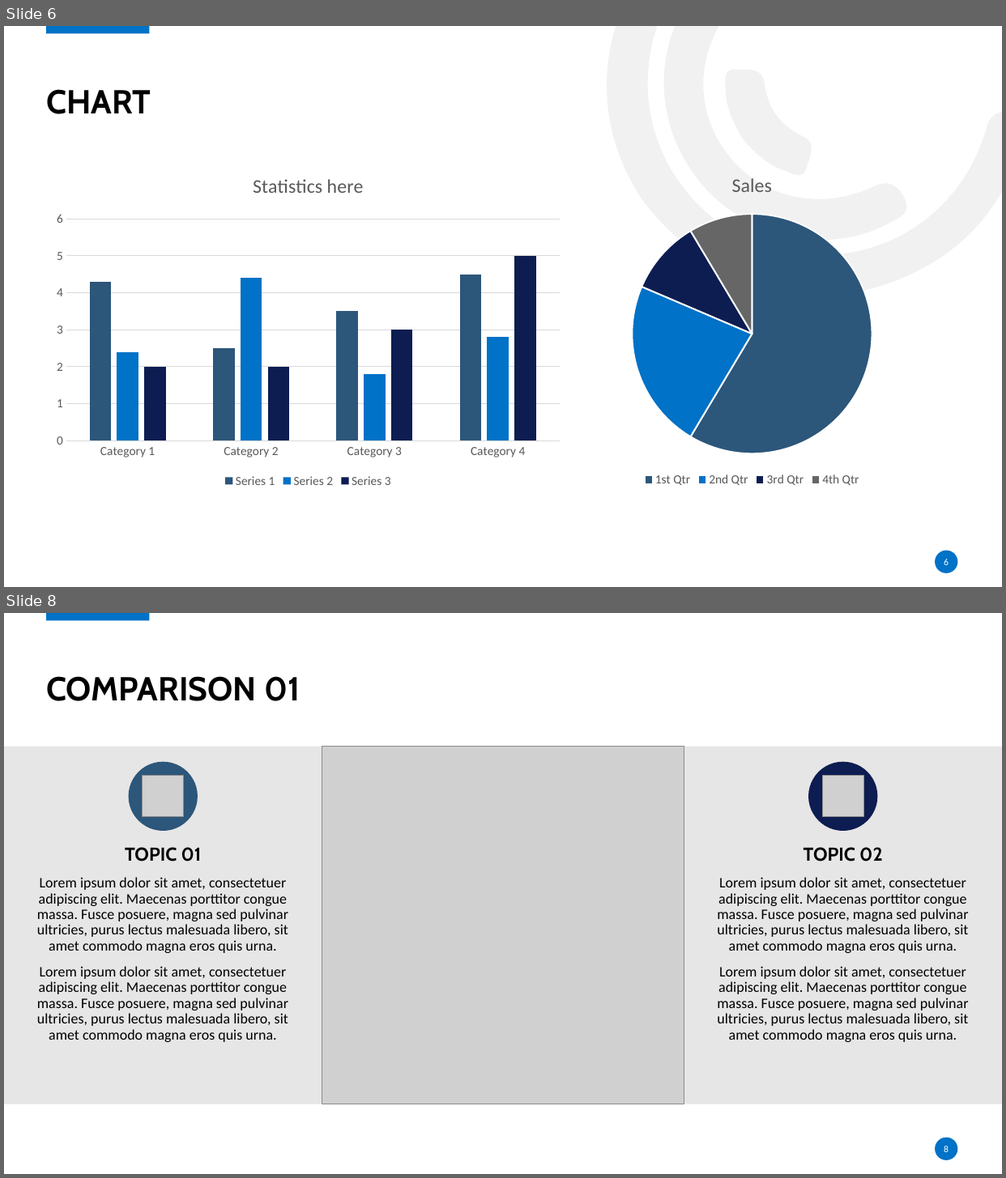
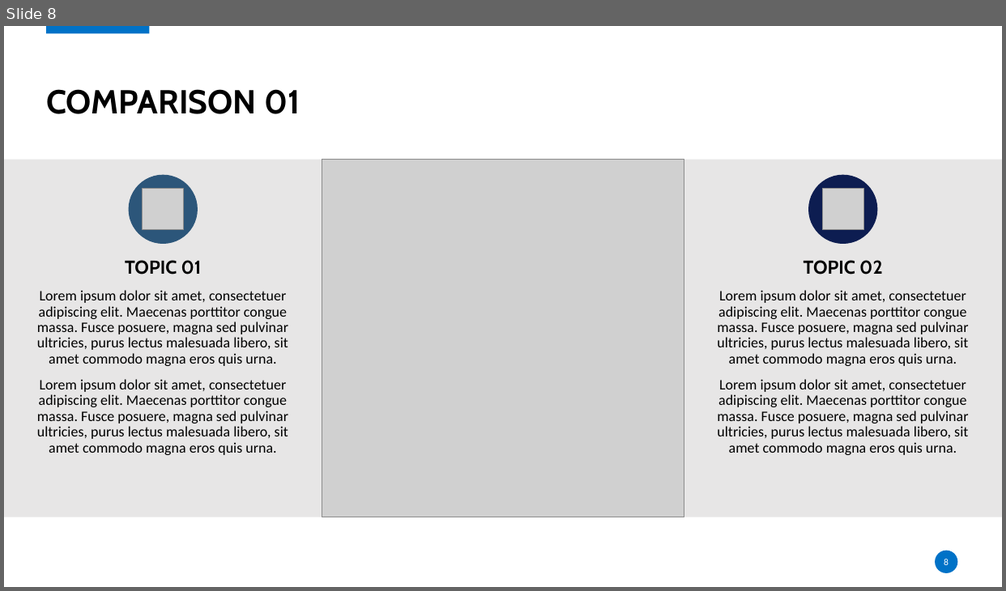
Before and after one commit to crystdang/DABC-final-g5, a slide deck: slide_deck/final-project-presentation.pptx. Shown one above the other, each under a label of ours: slides 6 and 8 before the commit, slide 8 after it; the slides between them are not shown. The pictures are 1006x1178 and 1006x591 pixels, drawn with LibreOffice and Linux fonts; fonts in the diff are those of the drawing; grey boxes stand for pictures; background and template pictures are left out. Boxes give left, top, right and bottom in pixels: in the first picture for what was removed or moved away, otherwise in the second. Text is boxed around its words. In the diff, an @@ line names an element or a change of style, - is before the commit and + after.

```diff
--- a/slide_deck/final-project-presentation.pptx
+++ b/slide_deck/final-project-presentation.pptx
@@ slide 6 removed at box(4, 26, 1002, 587), background #FFFFFF; not listed: 2 template elements that a slide beside it also shows @@
@@ freeform shape removed at box(516, 26, 1002, 388) @@
@@ freeform shape removed at box(600, 26, 916, 303) @@
@@ freeform shape removed at box(703, 49, 830, 194) @@
@@ title removed at box(46, 89, 151, 114) @@
-CHART
@@ column chart removed at box(46, 159, 570, 492) @@
-title "Statistics here "
-categories: Category 1, Category 2, Category 3, Category 4
-Series 1: 4.3, 2.5, 3.5, 4.5
-Series 2: 2.4, 4.4, 1.8, 2.8
-Series 3: 2, 2, 3, 5
@@ pie chart removed at box(502, 157, 1002, 490) @@
-title "Sales"
-categories: 1st Qtr, 2nd Qtr, 3rd Qtr, 4th Qtr
-Sales: 59, 23, 10, 9
@@ page number removed at box(944, 559, 948, 565) @@
-6
```
Also in this commit, not shown: 4 slides changed, 1 slide added, 1 other file.
